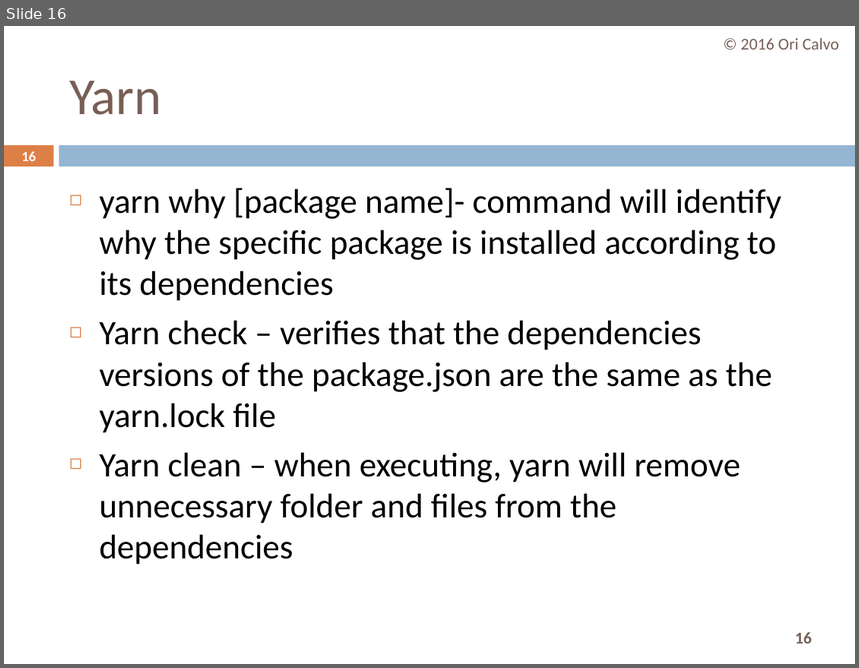
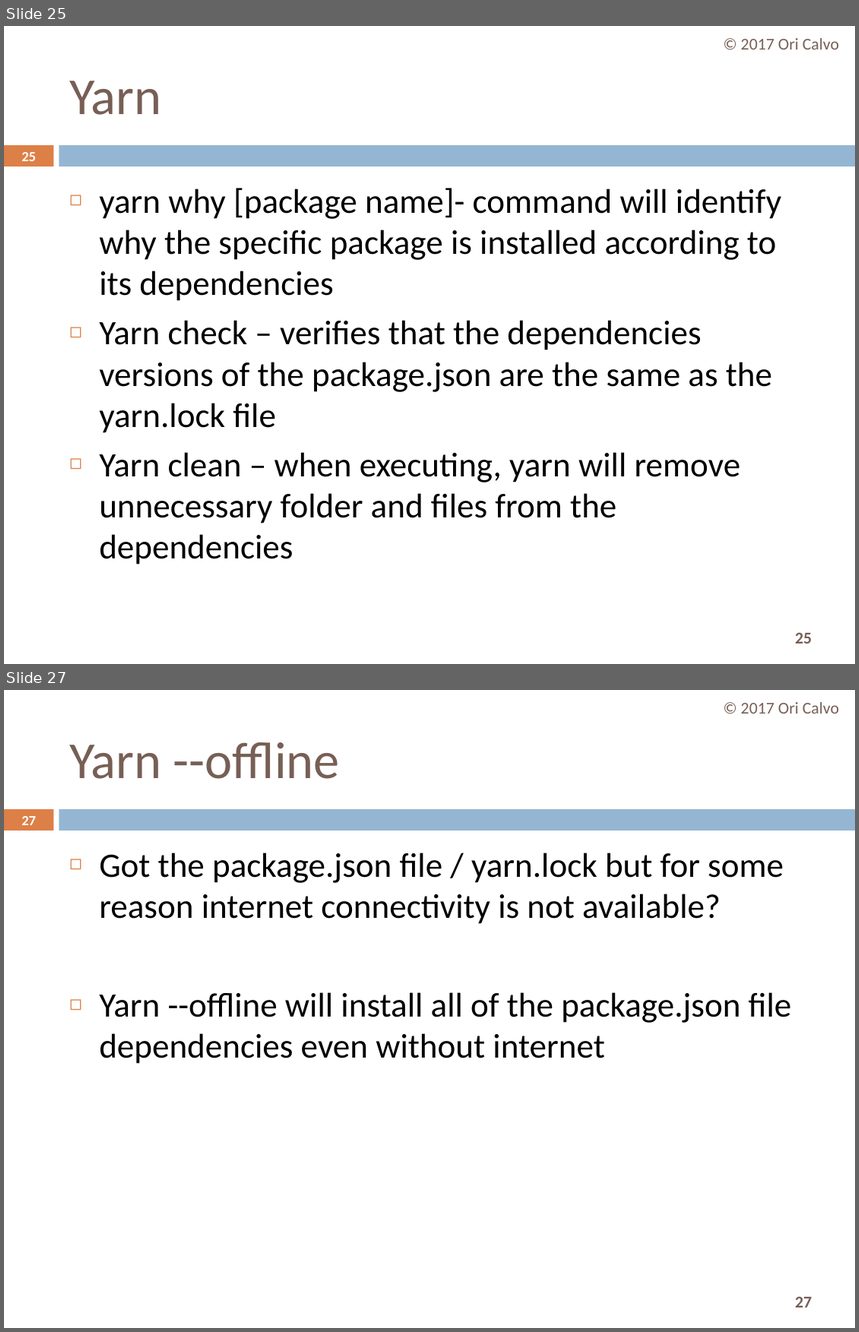
Before and after one commit to oricalvo/course-angular, a slide deck: PPTs/npm.pptx. Shown one above the other, each under a label of ours: slide 16 before the commit, slides 25 and 27 after it; the slides between them are not shown. The pictures are 859x668 and 859x1332 pixels, drawn with LibreOffice and Linux fonts; fonts in the diff are those of the drawing. Boxes give left, top, right and bottom in pixels: in the first picture for what was removed or moved away, otherwise in the second. Text is boxed around its words. In the diff, an @@ line names an element or a change of style, - is before the commit and + after.

```diff
--- a/PPTs/npm.pptx
+++ b/PPTs/npm.pptx
@@ slide 27 added at [4, 690, 855, 1328], background #FFFFFF; not listed: 3 template elements that a slide beside it also shows @@
@@ text added at [741, 702, 839, 714], 14 pt, text #775F55 @@
+© 2017 Ori Calvo
@@ title added at [69, 742, 340, 779], 44 pt, text #775F55 @@
+Yarn --offline
@@ page number added at [21, 816, 36, 825], 11.9 pt, text #FFFFFF, bold @@
+27
@@ text added at [99, 853, 792, 1064], 29 pt, text #000000 @@
+◻ Got the package.json file / yarn.lock but for some reason internet connectivity is not available?
+◻ Yarn --offline will install all of the package.json file dependencies even without internet
@@ what was slide 16 is now slide 25 @@
@@ slide 25 changed as well @@
@@ text at [741, 38, 839, 50]: text changed @@
-© 2016 Ori Calvo
+© 2017 Ori Calvo
@@ page number at [21, 152, 36, 161]: text changed @@
-16
+25
@@ page number at [795, 632, 812, 644]: text changed @@
-16
+25
```
Also in this commit, not shown: 4 other slides changed, 10 other slides added.
